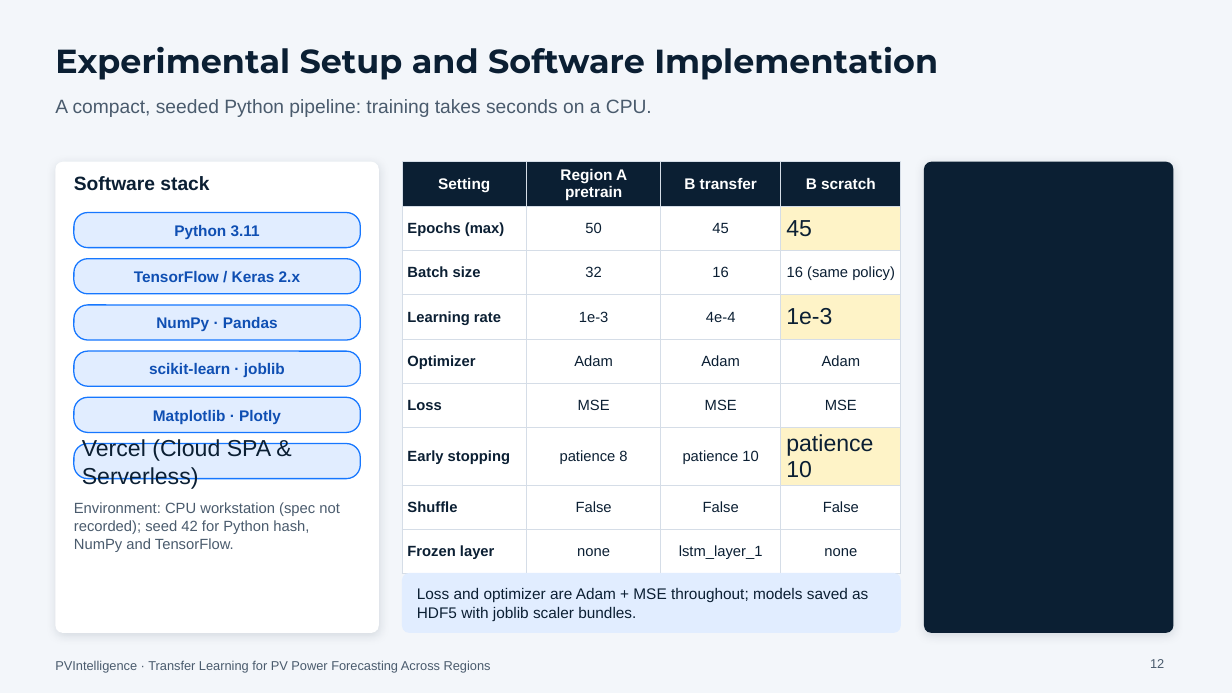
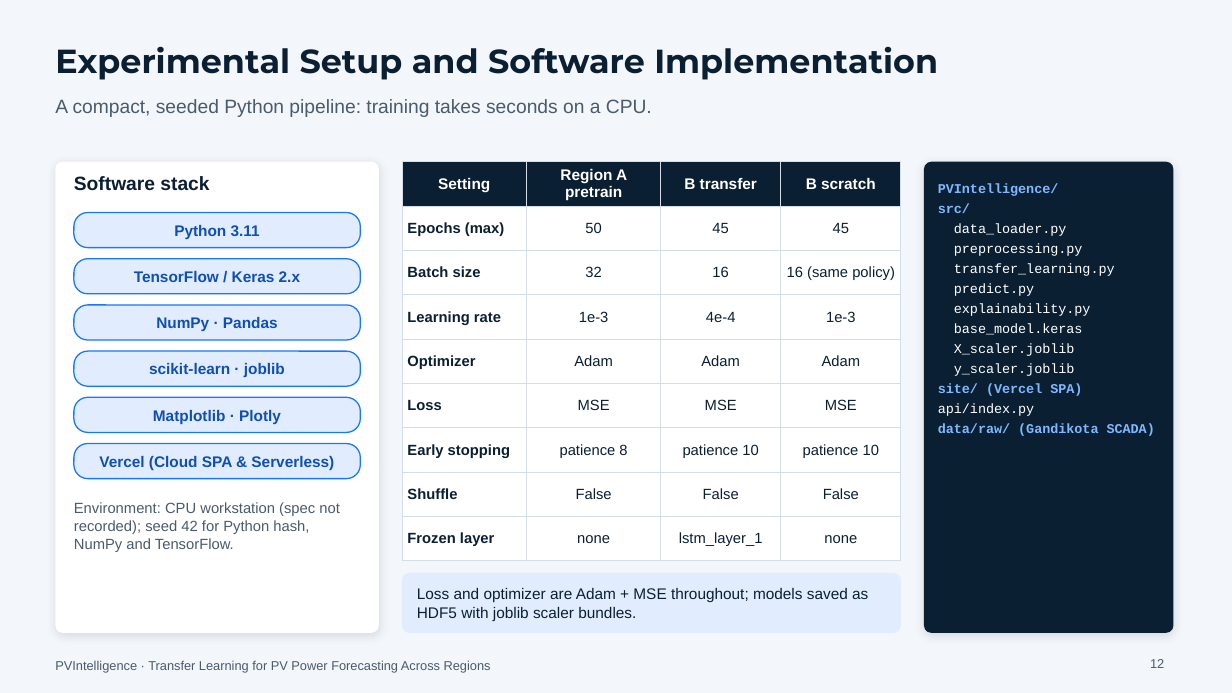
Before and after one commit to wvpssriraj10/PVIntelligence, a slide deck: slide 12 of PVIntelligence_Research_Defence.pptx. Drawn at 1232x693 pixels with LibreOffice and Linux fonts; fonts in the diff are those of the drawing. Boxes give left, top, right and bottom in pixels: in the first picture for what was removed or moved away, otherwise in the second. Text is boxed around its words. In the diff, an @@ line names an element or a change of style, - is before the commit and + after.

```diff
--- a/PVIntelligence_Research_Defence.pptx
+++ b/PVIntelligence_Research_Defence.pptx
@@ table at (402,162,901,561) @@
@@ fill #FEF3C7 to #FFFFFF in 3 cells @@
@@ size 18 to 11.5 pt in "45", "1e-3", "patience 10" @@
@@ alignment left to centre @@
@@ text added at (938,183,1155,436), 10.5 pt, text #FFFFFF @@
+PVIntelligence/
+src/
+data_loader.py
+preprocessing.py
+transfer_learning.py
+predict.py
+explainability.py
+base_model.keras
+X_scaler.joblib
+y_scaler.joblib
+site/ (Vercel SPA)
+api/index.py
+data/raw/ (Gandikota SCADA)
@@ rounded rectangle "Vercel (Cloud SPA & Serverless)" at (74,444,360,479): size 18 to 12 pt, text colour #0B1F33 to #0F4FB3, bold on; alignment left to centre @@
```
Also in this commit, not shown: 9 other slides changed, 3 other files.
